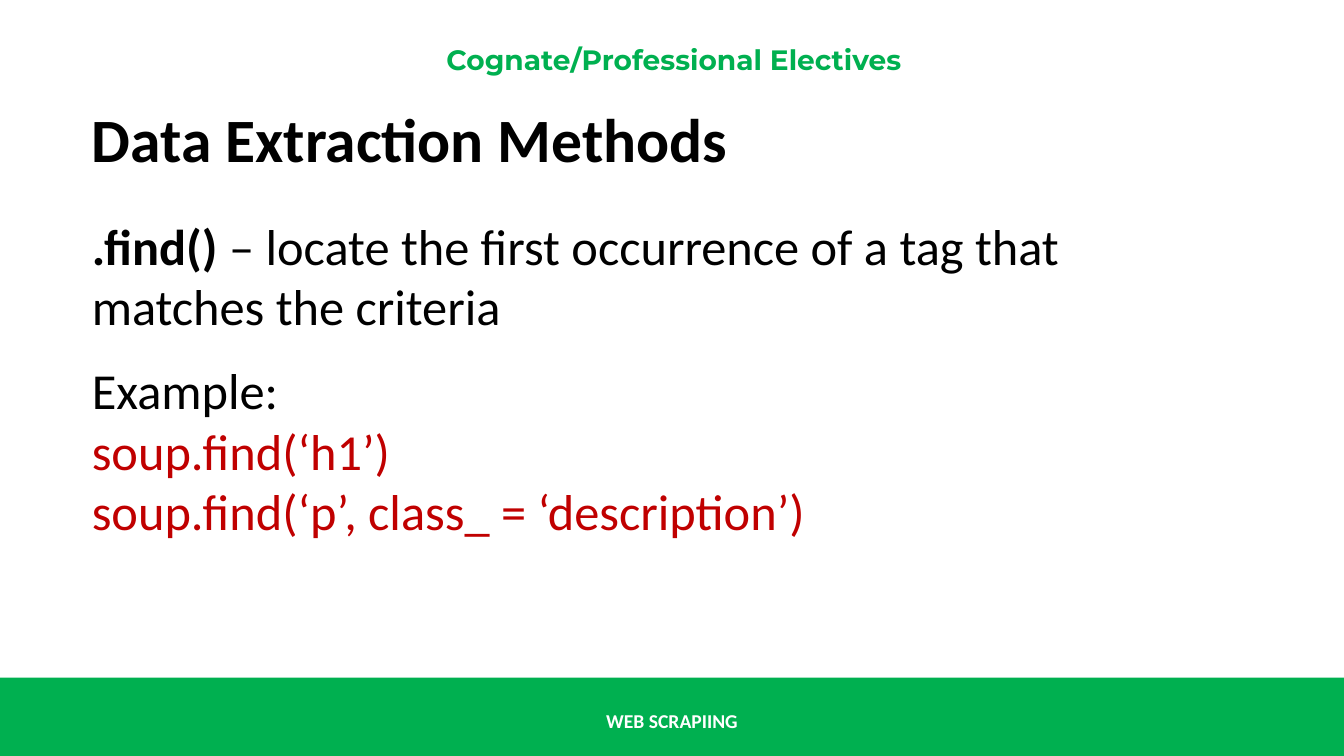
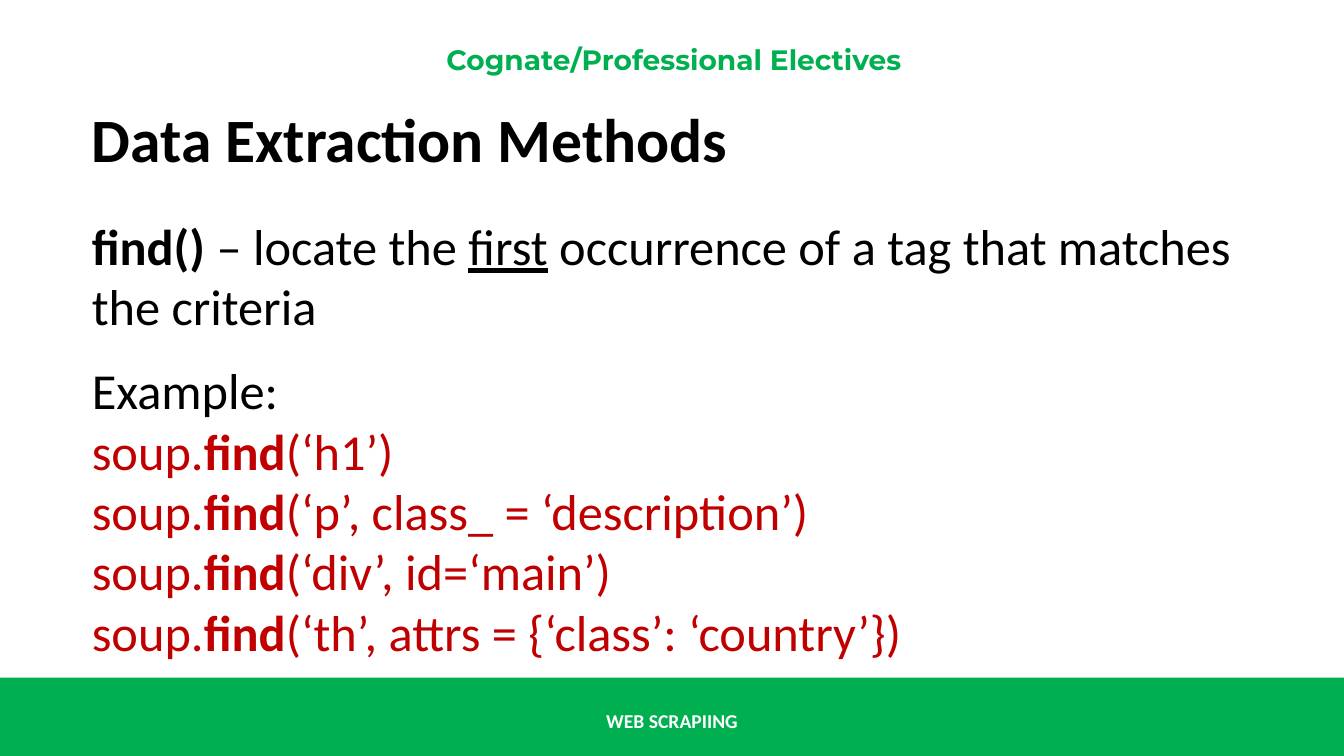
Before and after one commit to renatomaaliw3/public_files, a slide deck: slide 15 of CPE Electives (1 - 3)/01. Lectures Notebook/00. Presentations & Text Books/01. Electives 1 to 3/06.5 Web Scraping.pptx. Drawn at 1344x756 pixels with LibreOffice and Linux fonts; fonts in the diff are those of the drawing. Boxes give left, top, right and bottom in pixels: in the first picture for what was removed or moved away, otherwise in the second. Text is boxed around its words. In the diff, an @@ line names an element or a change of style, - is before the commit and + after.

Commit message:
Save

```diff
--- a/CPE Electives (1 - 3)/01. Lectures Notebook/00. Presentations & Text Books/01. Electives 1 to 3/06.5 Web Scraping.pptx
+++ b/CPE Electives (1 - 3)/01. Lectures Notebook/00. Presentations & Text Books/01. Electives 1 to 3/06.5 Web Scraping.pptx
@@ text at (x1=92, y1=227, x2=1231, y2=326): text changed @@
-.find() – locate the first occurrence of a tag that matches the criteria
+find() – locate the first occurrence of a tag that matches the criteria
@@ text at (x1=92, y1=433, x2=808, y2=538): bold on in "soup.find(‘h1’)", "soup.find(‘p’," @@
@@ text at (x1=92, y1=553, x2=901, y2=659): paragraphs added @@
+soup.find(‘div’, id=‘main’)
+soup.find(‘th’, attrs = {‘class’: ‘country’})
```
Also in this commit, not shown: 17 slides added, 1 slide removed.
